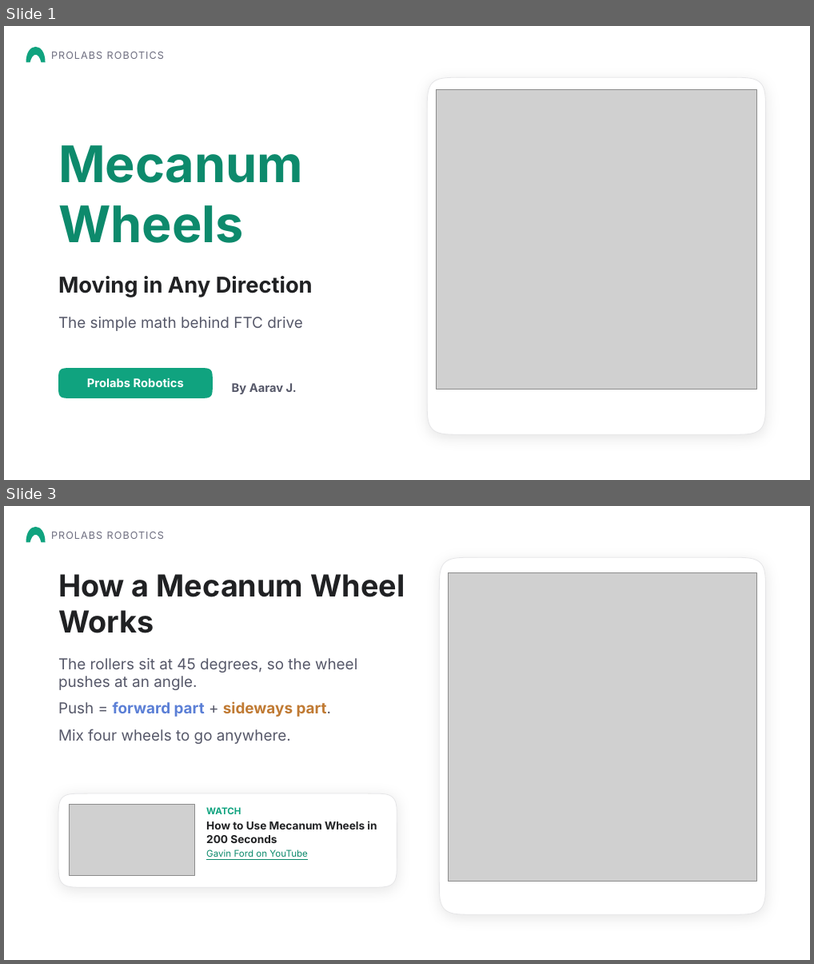
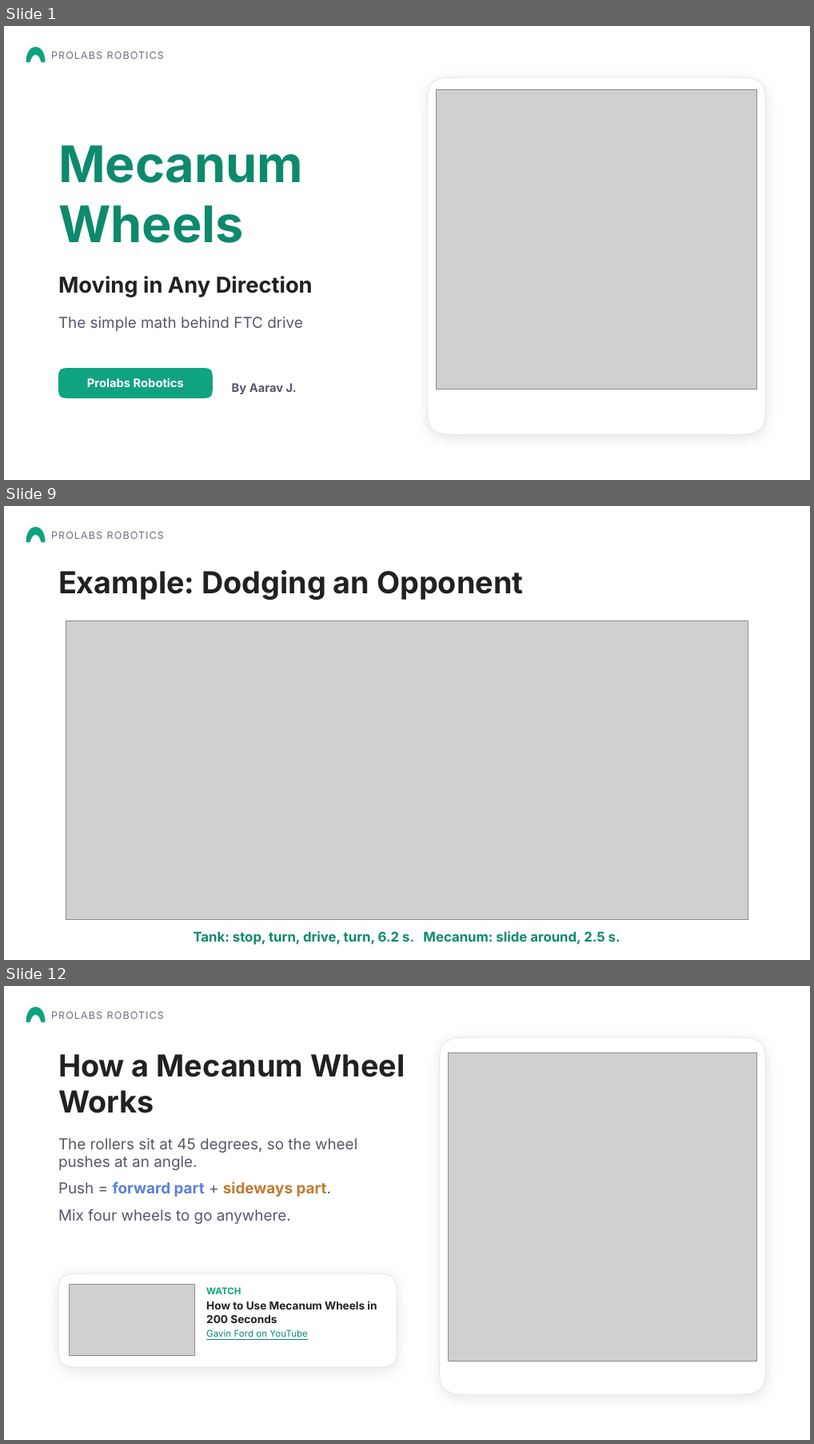
Before and after one commit to Aarav-111/FTC-Bangalore-Resources, a slide deck: FTC Chassis options/Mecanum Wheels Presentation.pptx. Shown one above the other, each under a label of ours: slides 1 and 3 before the commit, slides 1, 9 and 12 after it; the slides between them are not shown. The pictures are 814x964 and 814x1444 pixels, drawn with LibreOffice and Linux fonts; fonts in the diff are those of the drawing; grey boxes stand for pictures; background and template pictures are left out. Boxes give left, top, right and bottom in pixels: in the first picture for what was removed or moved away, otherwise in the second. Text is boxed around its words. In the diff, an @@ line names an element or a change of style, - is before the commit and + after.

```diff
--- a/FTC Chassis options/Mecanum Wheels Presentation.pptx
+++ b/FTC Chassis options/Mecanum Wheels Presentation.pptx
@@ slide 9 added at [4,506,810,960], background picture (left out) @@
@@ freeform shape added at [26,528,45,542], fill #10A37F @@
@@ text added at [51,532,164,539], 12 pt, text #6E6E80 @@
+PROLABS ROBOTICS
@@ text added at [58,570,523,600], 36 pt, text #202123, bold @@
+Example: Dodging an Opponent
@@ picture added at [66,621,749,919] @@
@@ text added at [194,931,621,944], 16 pt, text #0D8A6C, bold @@
+Tank: stop, turn, drive, turn, 6.2 s. Mecanum: slide around, 2.5 s.
@@ what was slide 3 is now slide 12 @@
```
Also in this commit, not shown: 9 other slides added, 1 slide removed, 4 other files.
